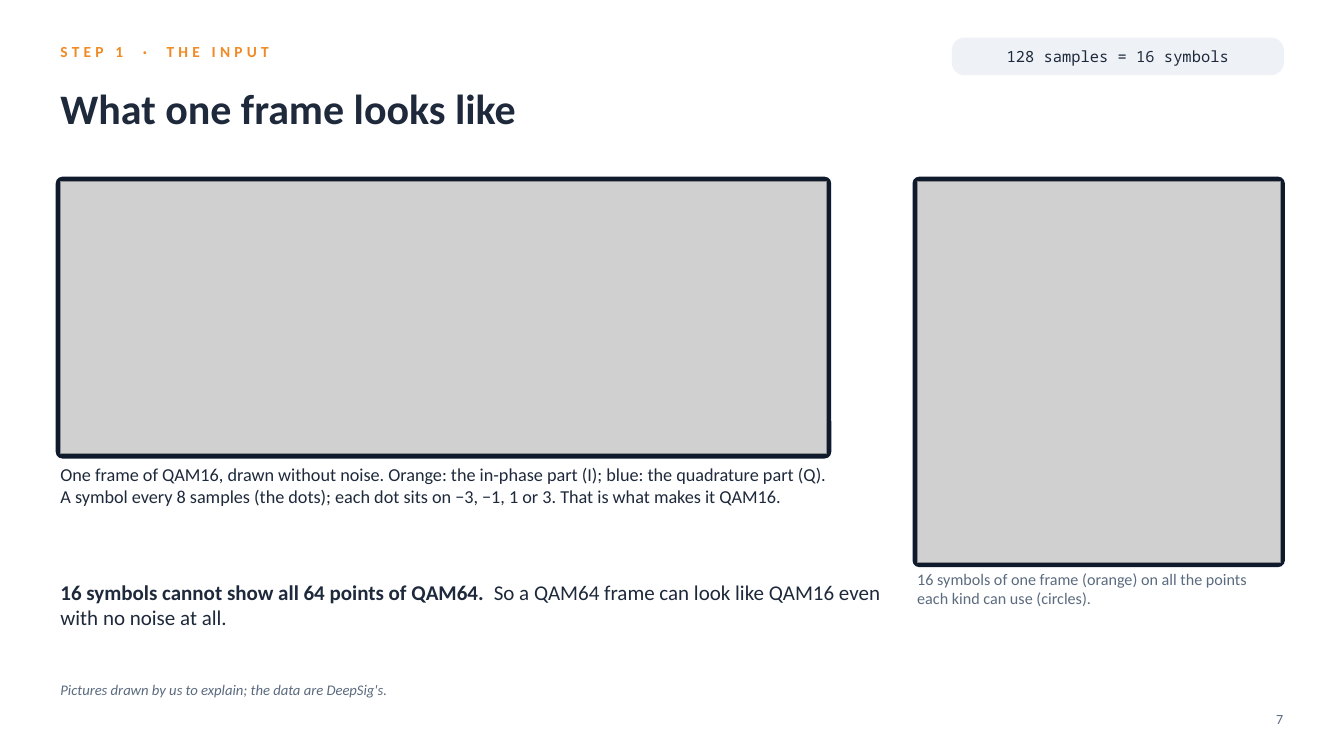
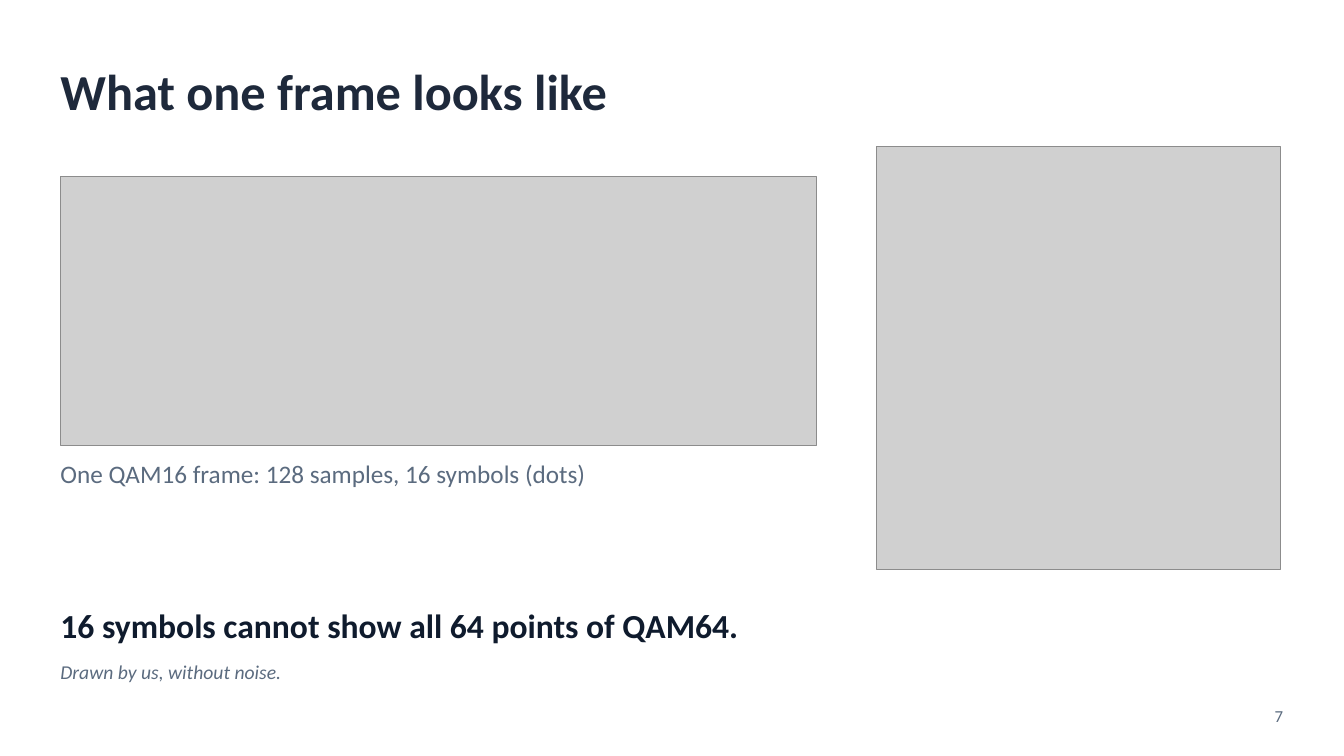
Before and after one commit to YusufBilo78/amc, a slide deck: slide 7 of deck/moshe_2016_simple.pptx. Drawn at 1344x756 pixels with LibreOffice and Linux fonts; fonts in the diff are those of the drawing; grey boxes stand for pictures. Boxes give left, top, right and bottom in pixels: in the first picture for what was removed or moved away, otherwise in the second. Text is boxed around its words. In the diff, an @@ line names an element or a change of style, - is before the commit and + after.

```diff
--- a/deck/moshe_2016_simple.pptx
+++ b/deck/moshe_2016_simple.pptx
@@ text "What one frame looks like": place and size @@
-text "What one frame looks like" at (60, 94, 516, 125)
+text "What one frame looks like" at (60, 74, 607, 111)
@@ text "What one frame looks like" at (60, 74, 607, 111): size 30 to 36 pt @@
@@ text removed at (60, 47, 269, 57) @@
-STEP 1 · THE INPUT
@@ rounded rectangle removed at (953, 38, 1284, 75) @@
@@ picture: place and size @@
-picture at (918, 181, 1280, 563)
+picture at (877, 146, 1280, 570)
@@ rounded rectangle removed at (56, 177, 831, 458) @@
@@ picture: place and size @@
-picture at (60, 181, 827, 454)
+picture at (60, 176, 817, 446)
@@ rounded rectangle removed at (913, 177, 1285, 567) @@
@@ text at (60, 465, 585, 487): text changed; size 11 to 18 pt; font Noto Sans Mono to Calibri; text colour #1E293B to #5B6B7F @@
-128 samples = 16 symbols
+One QAM16 frame: 128 samples, 16 symbols (dots)
@@ text "One QAM16 frame: 128 samples, ..." at (60, 465, 585, 487): vertical alignment middle to top @@
@@ text removed at (60, 468, 826, 506) @@
-One frame of QAM16, drawn without noise. Orange: the in-phase part (I); blue: the quadrature part (Q). A symbol every 8 samples (the dots); each dot sits on −3, −1, 1 or 3. That is what makes it QAM16.
@@ text "16 symbols cannot show all ..." at (60, 614, 738, 644): vertical alignment top to middle @@
@@ text removed at (917, 573, 1247, 606) @@
-16 symbols of one frame (orange) on all the points each kind can use (circles).
@@ text at (60, 614, 738, 644): text changed; size 15 to 24 pt; text colour #1E293B to #0F1B2D; bold on @@
-16 symbols cannot show all 64 points of QAM64. So a QAM64 frame can look like QAM16 even with no noise at all.
+16 symbols cannot show all 64 points of QAM64.
@@ text at (60, 665, 282, 682): text changed; size 10.5 to 14 pt @@
-Pictures drawn by us to explain; the data are DeepSig's.
+Drawn by us, without noise.
@@ text "7" at (1275, 711, 1283, 722): size 10 to 12 pt @@
```
Also in this commit, not shown: 13 other slides changed, 3 other files.
